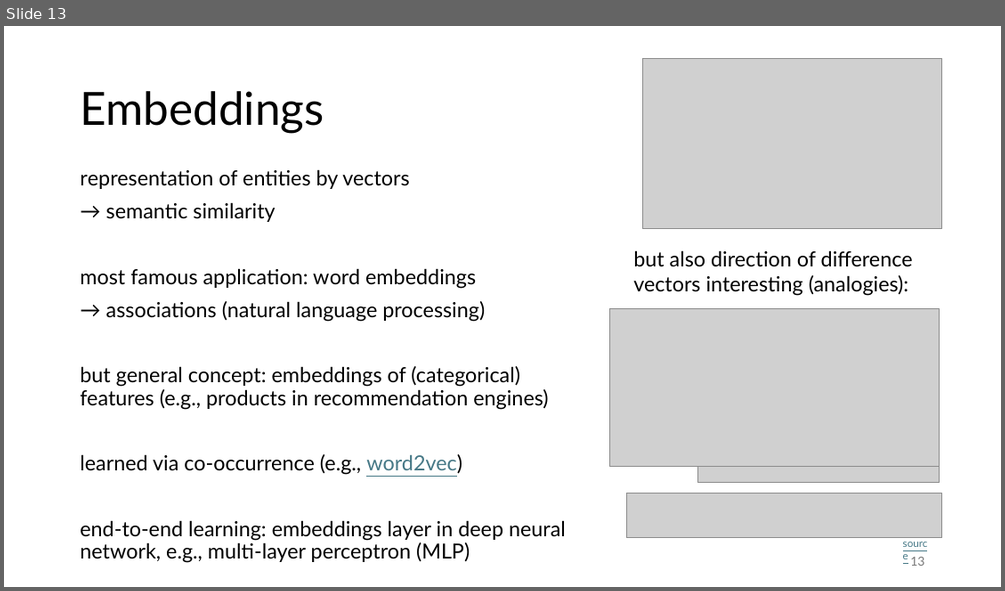
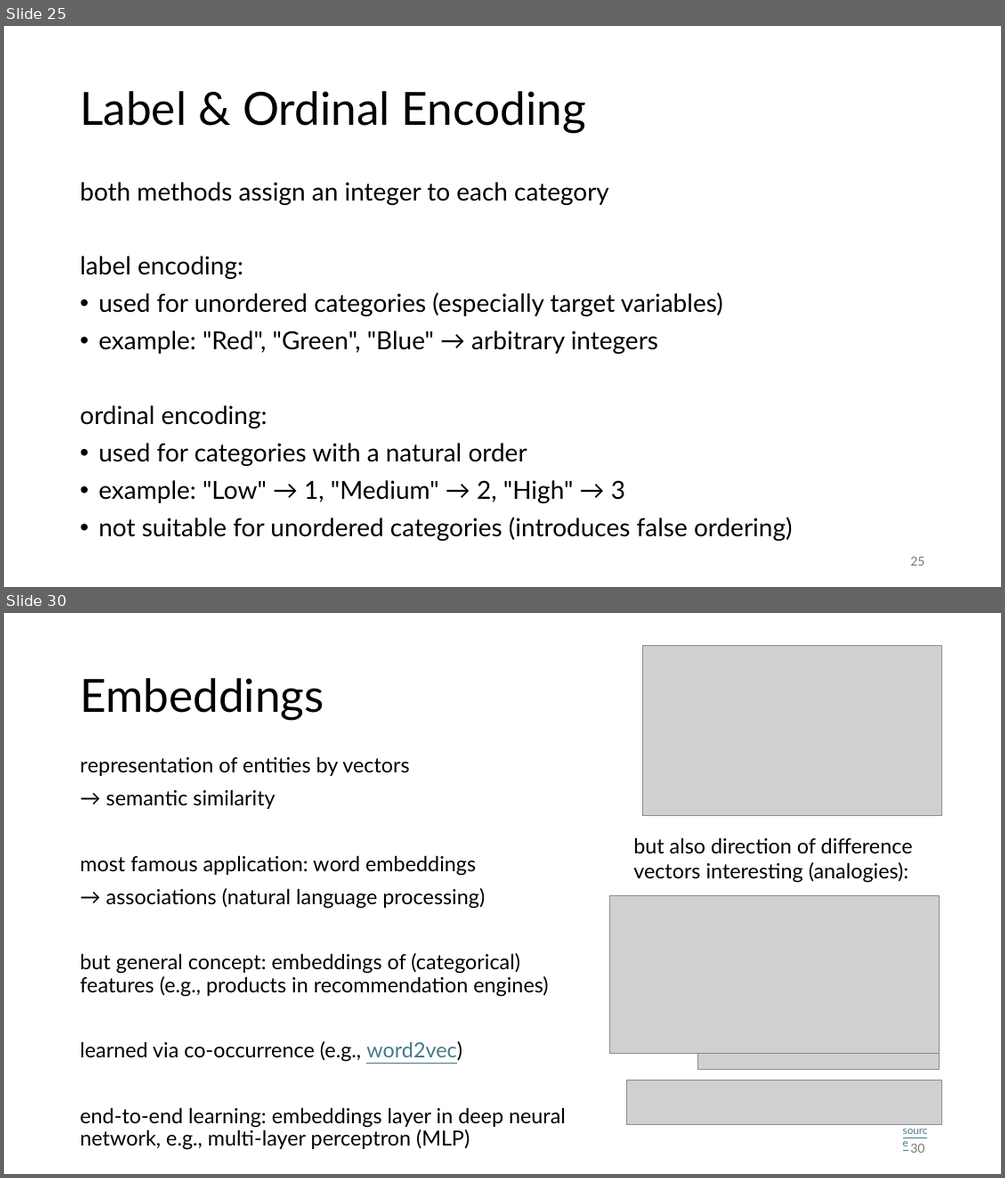
Before and after one commit to FelixWick/data_science, a slide deck: slides/6_feature_engineering.pptx. Shown one above the other, each under a label of ours: slide 13 before the commit, slides 25 and 30 after it; the slides between them are not shown. The pictures are 1005x591 and 1005x1178 pixels, drawn with LibreOffice and Linux fonts; fonts in the diff are those of the drawing; grey boxes stand for pictures. Boxes give left, top, right and bottom in pixels: in the first picture for what was removed or moved away, otherwise in the second. Text is boxed around its words. In the diff, an @@ line names an element or a change of style, - is before the commit and + after.

```diff
--- a/slides/6_feature_engineering.pptx
+++ b/slides/6_feature_engineering.pptx
@@ slide 25 added at box(4, 26, 1001, 587), background #FFFFFF @@
@@ title added at box(80, 91, 586, 133), 44 pt, text #000000 @@
+Label & Ordinal Encoding
@@ text added at box(80, 182, 793, 540), 24 pt, text #000000 @@
+both methods assign an integer to each category
+label encoding:
+• used for unordered categories (especially target variables)
+• example: "Red", "Green", "Blue" → arbitrary integers
+ordinal encoding:
+• used for categories with a natural order
+• example: "Low" → 1, "Medium" → 2, "High" → 3
+• not suitable for unordered categories (introduces false ordering)
@@ page number added at box(910, 556, 924, 565), 12 pt, text #797979 @@
+25
@@ what was slide 13 is now slide 30 @@
@@ page number at box(910, 1143, 924, 1152): text changed @@
-13
+30
```
Also in this commit, not shown: 11 slides changed, 26 other slides added, 11 slides removed, 2 other files.
